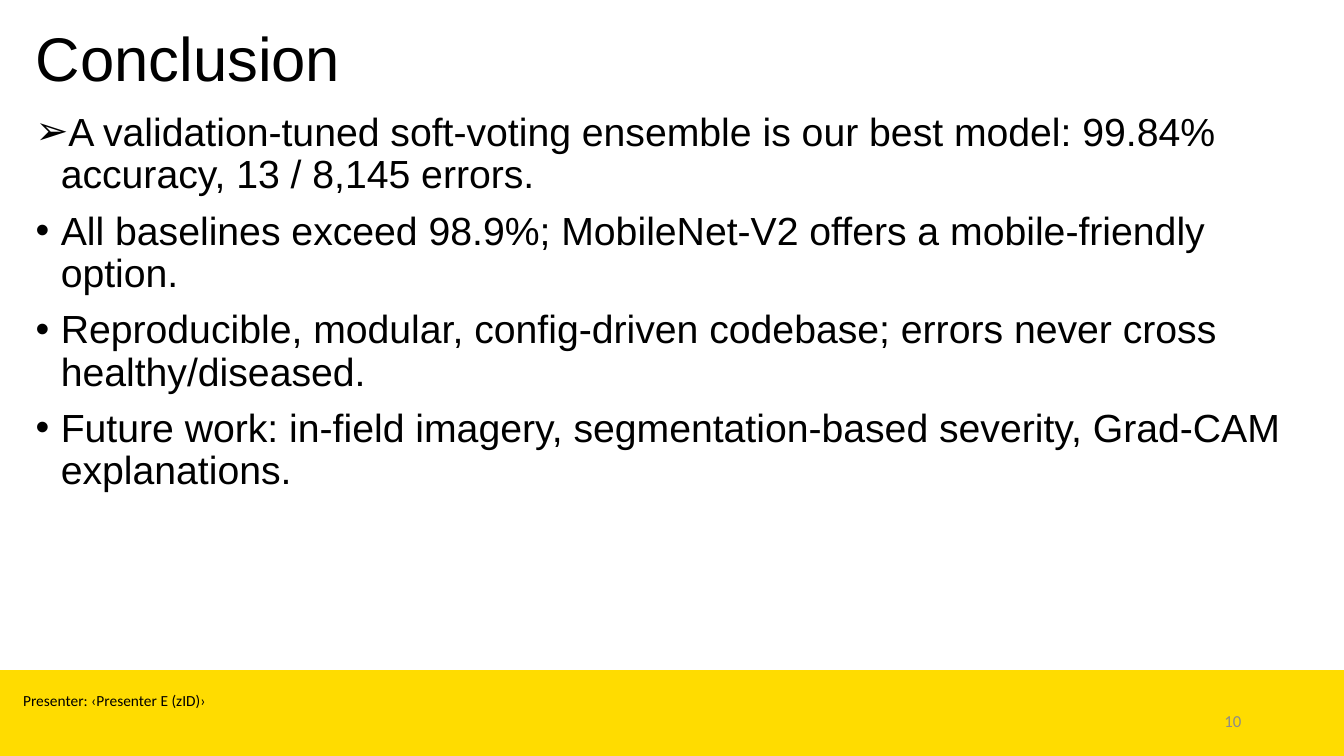
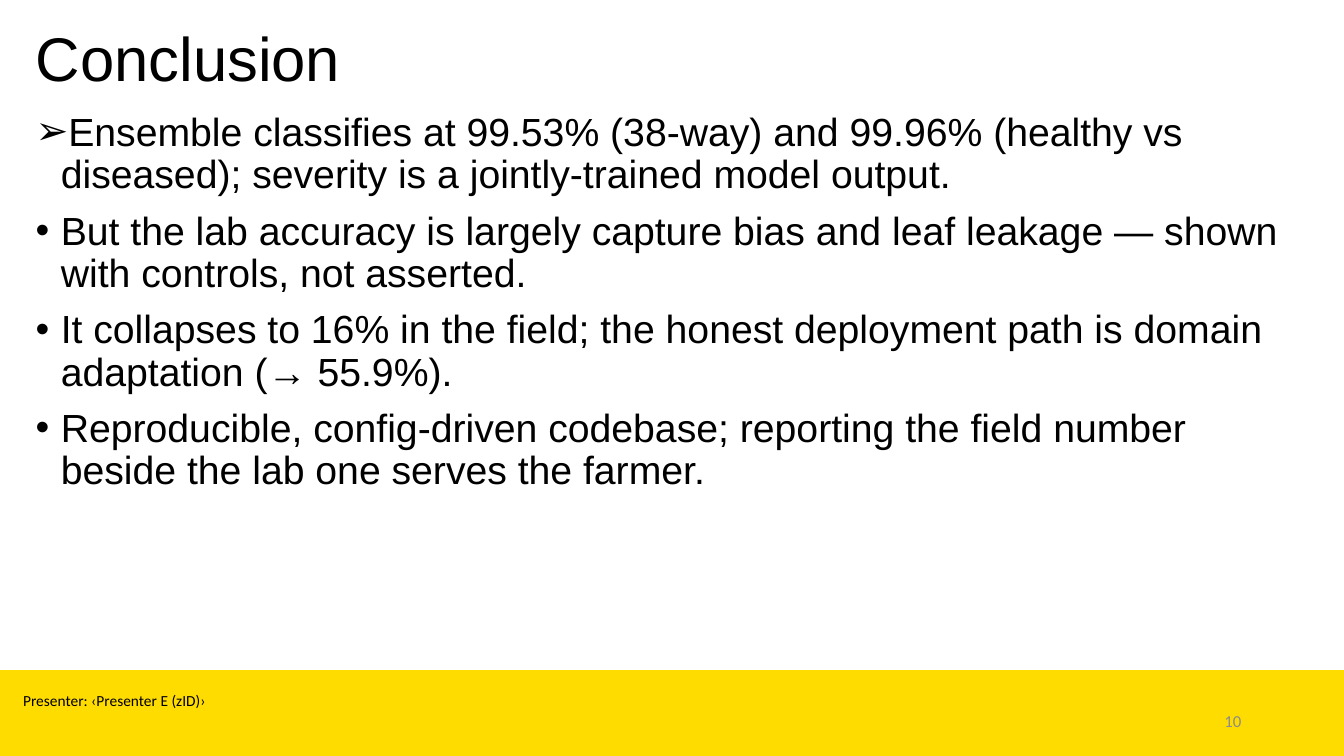
Before and after one commit to Mio812/plant-disease-detection, a slide deck: slide 10 of report/COMP9444_Presentation.pptx. Drawn at 1344x756 pixels with LibreOffice and Linux fonts; fonts in the diff are those of the drawing; background and template pictures are left out. Boxes give left, top, right and bottom in pixels: in the first picture for what was removed or moved away, otherwise in the second. Text is boxed around its words. In the diff, an @@ line names an element or a change of style, - is before the commit and + after.

Commit message:
PPT: honest numbers + the project thesis, on the UNSW template in place
The deck was the Jul-17 'benchmark solved, 99.84%' version, missing the entire argument. Updated in place (text runs only, template/layout preserved) across Method, Data Analysis, Results, Discussion and Conclusion: honest numbers (99.53/99.96, 8,215-image leaf-grouped split, 39 errors), and the thesis the deck lacked -- leaf-leakage test integrity, the field collapse to 16% and its crop-identification bottleneck, the frozen-backbone 574x control, capture-bias probes, and severity validated by three annotators plus the E26 joint head. Method slide now introduces the audits, field validation and joint-severity head that Results/Discussion reference. Team/presenter placeholders left for the team to fill. Validated by a clean PowerPoint PDF export.

```diff
--- a/report/COMP9444_Presentation.pptx
+++ b/report/COMP9444_Presentation.pptx
@@ text at [61, 117, 1277, 485]: text changed @@
-➢ A validation-tuned soft-voting ensemble is our best model: 99.84% accuracy, 13 / 8,145 errors.
-• All baselines exceed 98.9%; MobileNet-V2 offers a mobile-friendly option.
-• Reproducible, modular, config-driven codebase; errors never cross healthy/diseased.
-• Future work: in-field imagery, segmentation-based severity, Grad-CAM explanations.
+➢ Ensemble classifies at 99.53% (38-way) and 99.96% (healthy vs diseased); severity is a jointly-trained model output.
+• But the lab accuracy is largely capture bias and leaf leakage — shown with controls, not asserted.
+• It collapses to 16% in the field; the honest deployment path is domain adaptation (→ 55.9%).
+• Reproducible, config-driven codebase; reporting the field number beside the lab one serves the farmer.
```
Also in this commit, not shown: 4 other slides changed, 1 other file.
